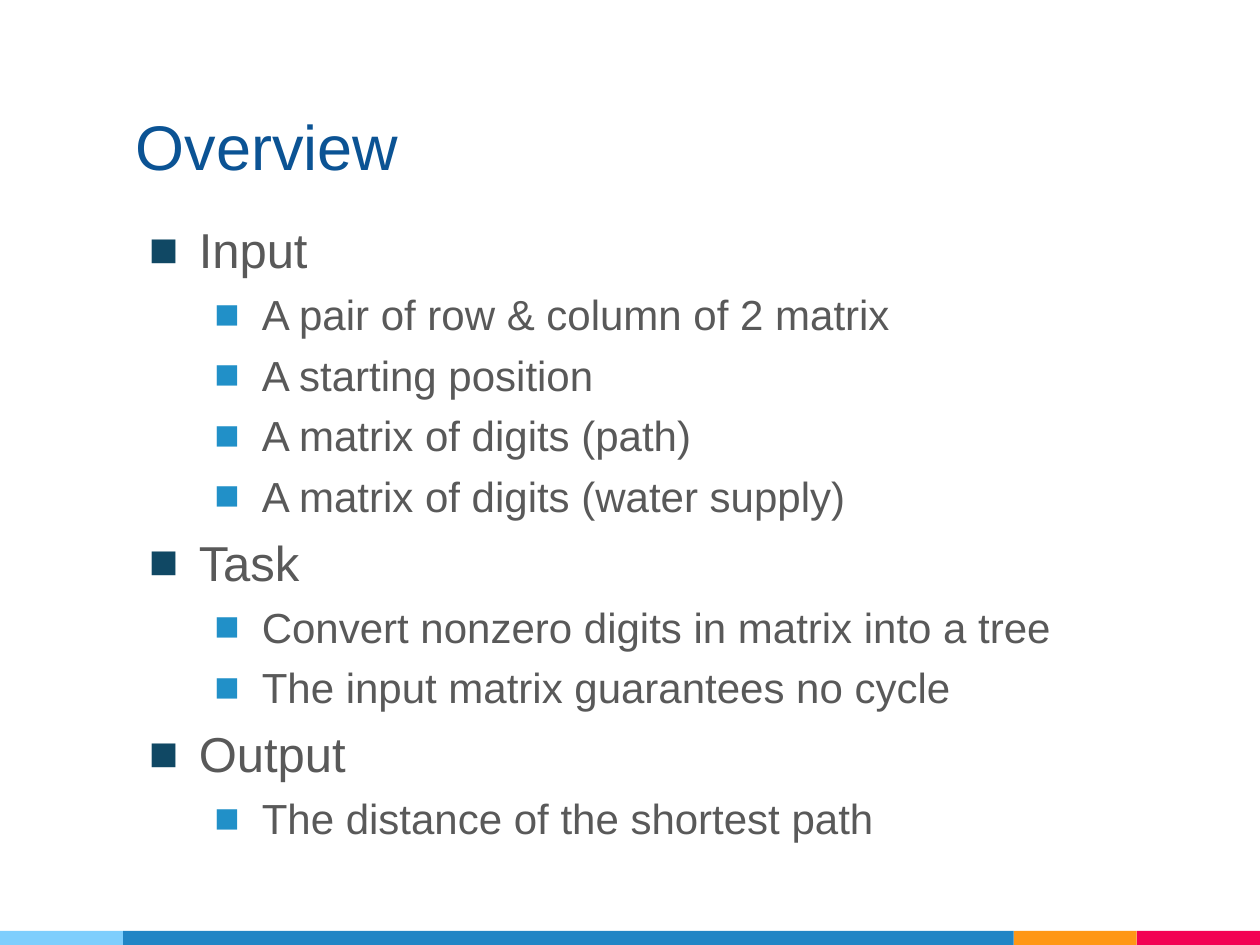
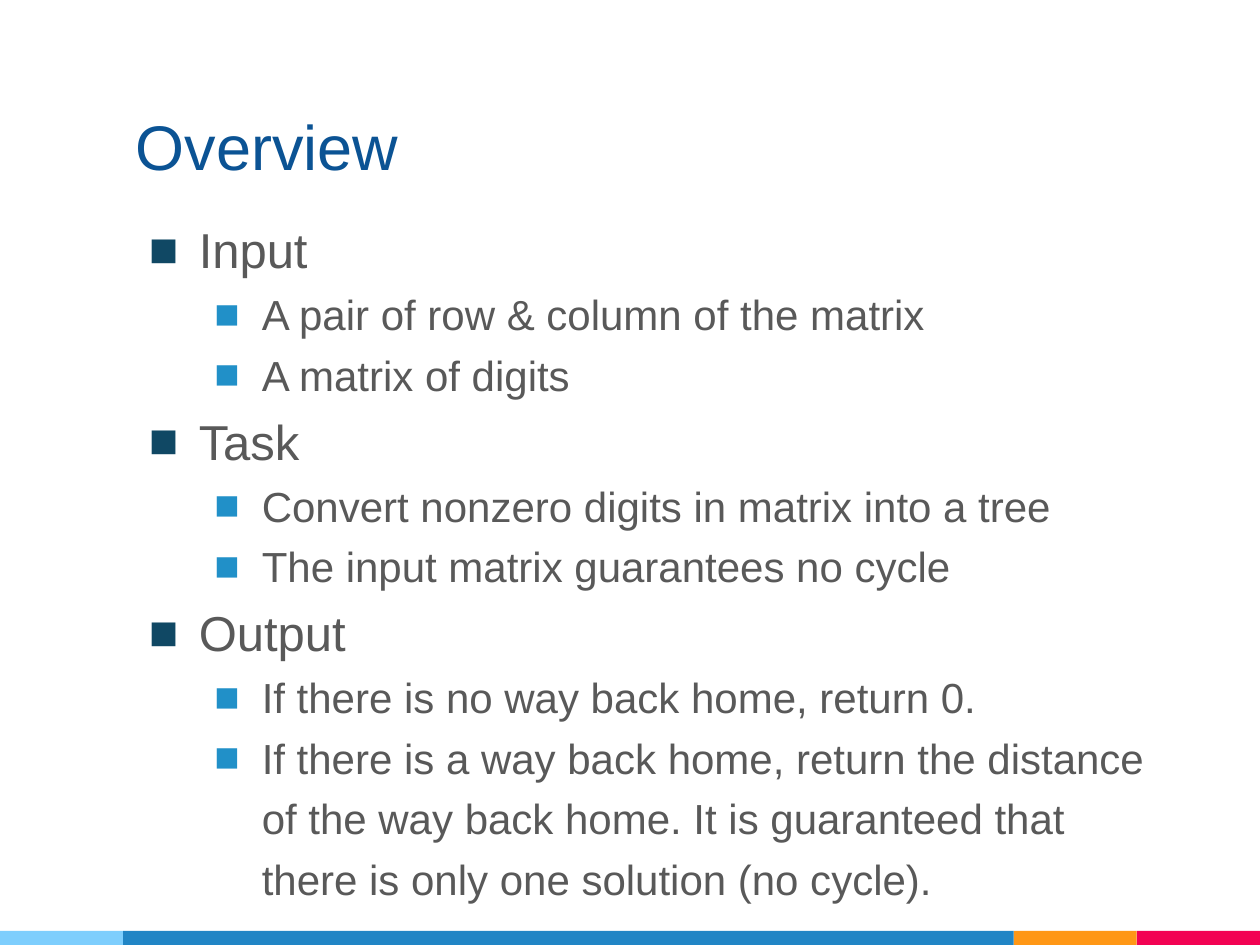
Before and after one commit to wuling31715/2021-NTHU-Data-Structure, a slide deck: slide 3 of ch05-tree/Quiz3/ppt/Quiz3.pptx. Drawn at 1260x945 pixels with LibreOffice and Linux fonts; fonts in the diff are those of the drawing. Boxes give left, top, right and bottom in pixels: in the first picture for what was removed or moved away, otherwise in the second. Text is boxed around its words. In the diff, an @@ line names an element or a change of style, - is before the commit and + after.

```diff
--- a/ch05-tree/Quiz3/ppt/Quiz3.pptx
+++ b/ch05-tree/Quiz3/ppt/Quiz3.pptx
@@ text at (262,299,924,399): text changed @@
-  ■ A pair of row & column of 2 matrix
-  ■ A starting position
-  ■ A matrix of digits (path)
-  ■ A matrix of digits (water supply)
+  ■ A pair of row & column of the matrix
+  ■ A matrix of digits
@@ text at (262,682,1143,903): text changed @@
-  ■ The distance of the shortest path
+  ■ If there is no way back home, return 0.
+  ■ If there is a way back home, return the distance of the way back home. It is guaranteed that there is only one solution (no cycle).
```
Also in this commit, not shown: 6 other slides changed, 6 slides added, 5 slides removed, 29 other files.
